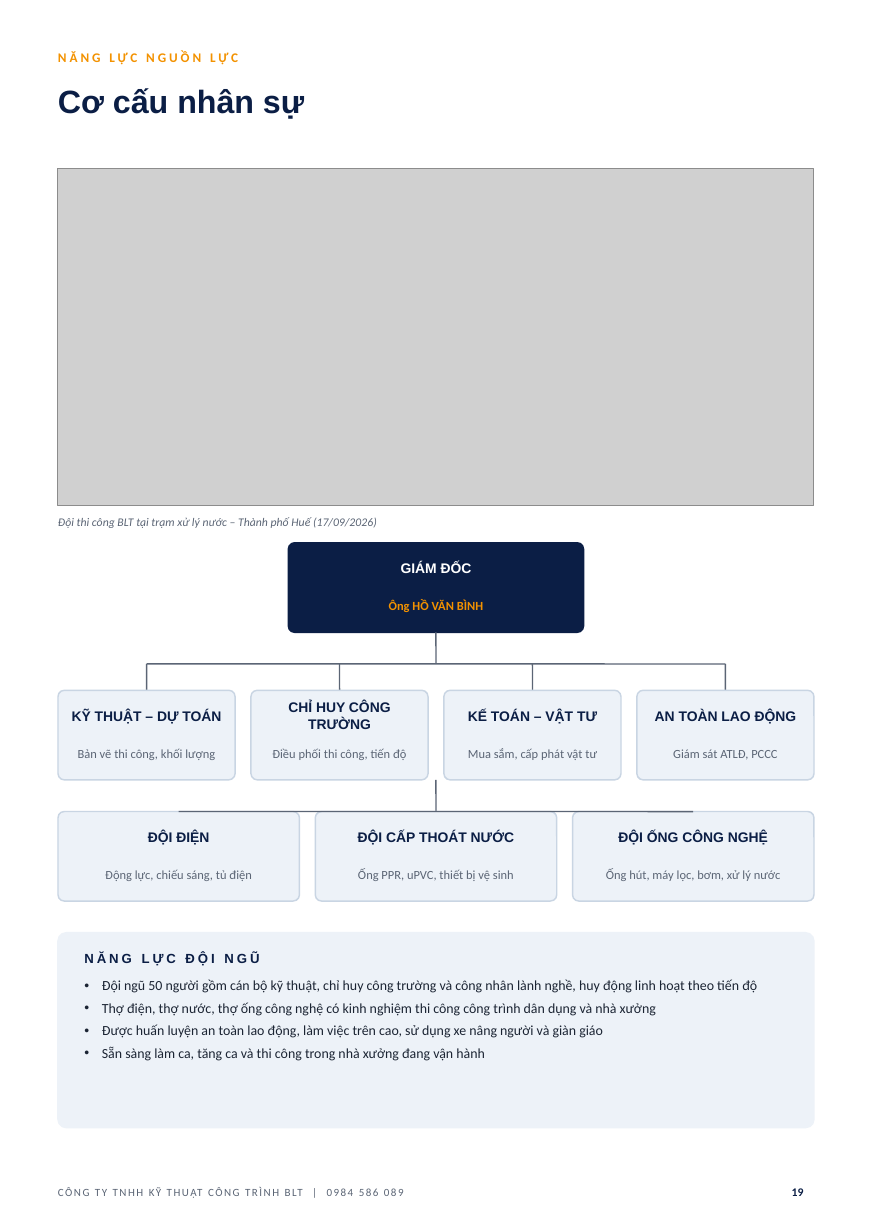
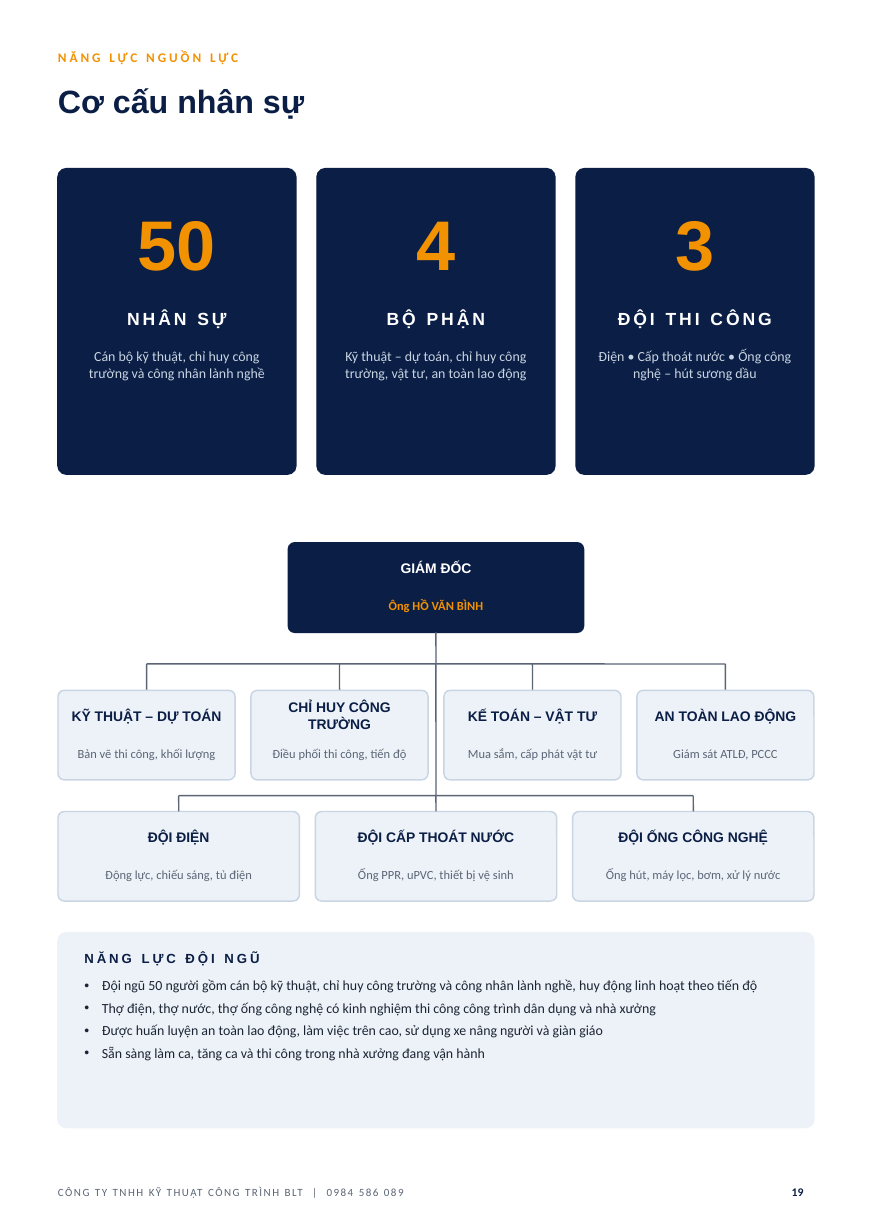
Before and after one commit to haquyenkl2-sys/C-NG-TY-CP-TH-NG-M-I-T-NG-H-P-MINH-PH-T, a slide deck: slide 19 of ho-so-nang-luc-BLT/HO_SO_NANG_LUC_BLT.pptx. Drawn at 872x1232 pixels with LibreOffice and Linux fonts; fonts in the diff are those of the drawing; grey boxes stand for pictures; background and template pictures are left out. Boxes give left, top, right and bottom in pixels: in the first picture for what was removed or moved away, otherwise in the second. Text is boxed around its words. In the diff, an @@ line names an element or a change of style, - is before the commit and + after.

```diff
--- a/ho-so-nang-luc-BLT/HO_SO_NANG_LUC_BLT.pptx
+++ b/ho-so-nang-luc-BLT/HO_SO_NANG_LUC_BLT.pptx
@@ picture removed at (58,169,814,506) @@
@@ rounded rectangle added at (58,169,296,474), fill #0B1E45, outline #0B1E45 1 pt @@
@@ rounded rectangle added at (317,169,556,474), fill #0B1E45, outline #0B1E45 1 pt @@
@@ rounded rectangle added at (576,169,814,474), fill #0B1E45, outline #0B1E45 1 pt @@
@@ text added at (138,221,216,271), 48 pt, text #F39200, bold @@
+50
@@ text added at (416,221,455,270), 48 pt, text #F39200, bold @@
+4
@@ text added at (675,221,714,271), 48 pt, text #F39200, bold @@
+3
@@ text added at (127,312,226,328), 12 pt, text #FFFFFF, bold @@
+NHÂN SỰ
@@ text added at (387,312,486,328), 12 pt, text #FFFFFF, bold @@
+BỘ PHẬN
@@ text added at (618,312,771,328), 12 pt, text #FFFFFF, bold @@
+ĐỘI THI CÔNG
@@ text added at (89,351,265,381), 9.5 pt, text #C9D5E3 @@
+Cán bộ kỹ thuật, chỉ huy công trường và công nhân lành nghề
@@ text added at (345,351,527,381), 9.5 pt, text #C9D5E3 @@
+Kỹ thuật – dự toán, chỉ huy công trường, vật tư, an toàn lao động
@@ text added at (598,349,791,381), 9.5 pt, text #C9D5E3 @@
+Điện • Cấp thoát nước • Ống công nghệ – hút sương dầu
@@ text removed at (58,517,377,528) @@
-Đội thi công BLT tại trạm xử lý nước – Thành phố Huế (17/09/2026)
@@ line added from (435, 664) to (435, 796), #5B6575 1 pt @@
@@ line moved from (179, 812) - (694, 812) to (179, 796) - (694, 796) @@
@@ line added from (179, 796) to (179, 812), #5B6575 1 pt @@
@@ line moved from (435, 780) - (435, 812) to (435, 796) - (435, 812) @@
@@ line added from (694, 796) to (694, 812), #5B6575 1 pt @@
```
Also in this commit, not shown: 18 other slides changed, 4 other files.
